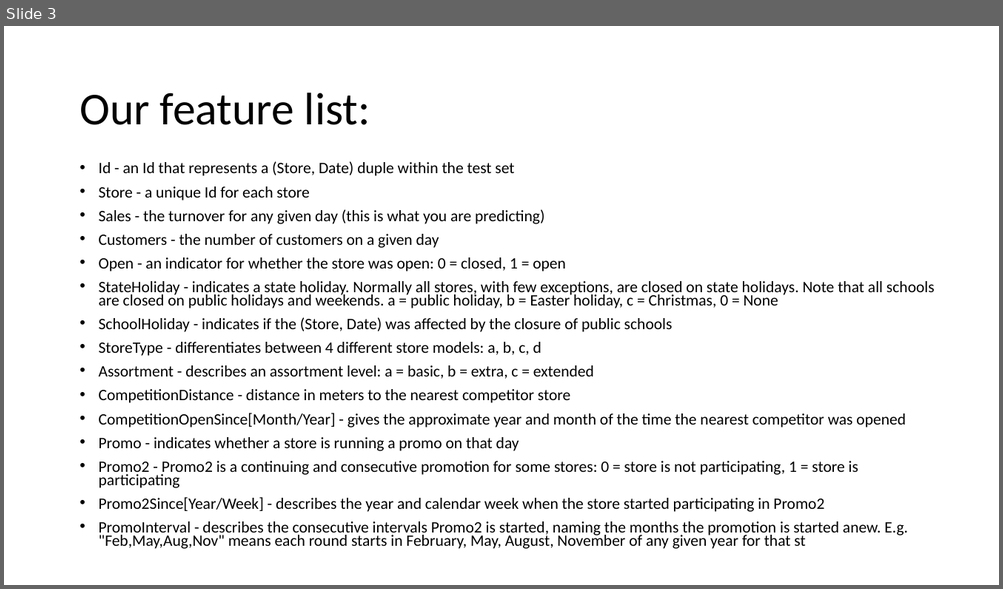
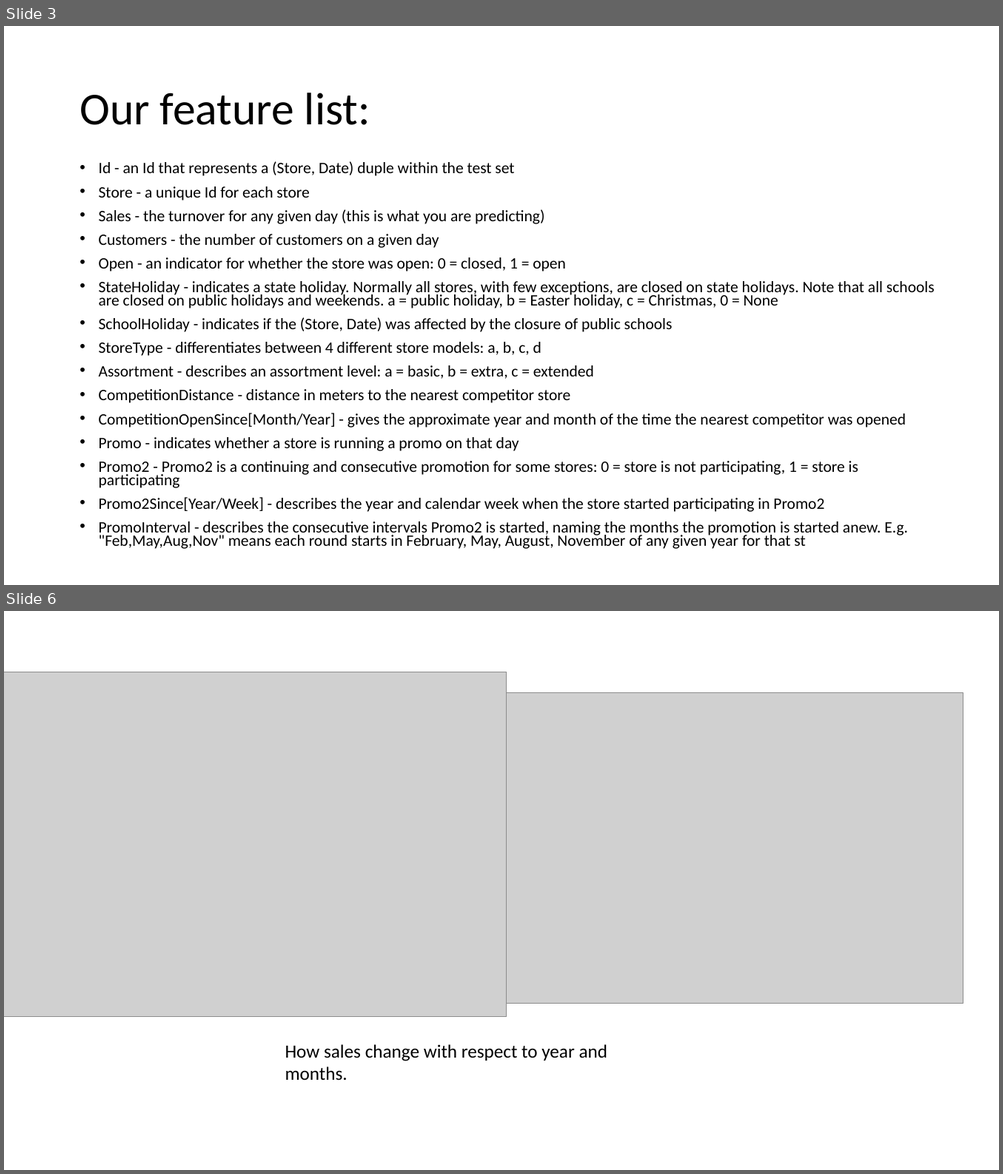
Before and after one commit to ogegulec/EC-48W-Summer-2019, a slide deck: FinalProjects/Group The Five Horsemen/dataexpreport.pptx. Shown one above the other, each under a label of ours: slide 3 before the commit, slides 3 and 6 after it; the slides between them are not shown. The pictures are 1003x589 and 1003x1174 pixels, drawn with LibreOffice and Linux fonts; fonts in the diff are those of the drawing; grey boxes stand for pictures. Boxes give left, top, right and bottom in pixels: in the first picture for what was removed or moved away, otherwise in the second. Text is boxed around its words. In the diff, an @@ line names an element or a change of style, - is before the commit and + after.

```diff
--- a/FinalProjects/Group The Five Horsemen/dataexpreport.pptx
+++ b/FinalProjects/Group The Five Horsemen/dataexpreport.pptx
@@ slide 6 added at (4, 611, 999, 1170), background #FFFFFF @@
@@ picture added at (4, 672, 507, 1017) @@
@@ picture added at (507, 692, 963, 1003) @@
@@ text added at (285, 1045, 608, 1081), 18 pt, text #000000 @@
+How sales change with respect to year and months.
```
Also in this commit, not shown: 6 slides changed.
